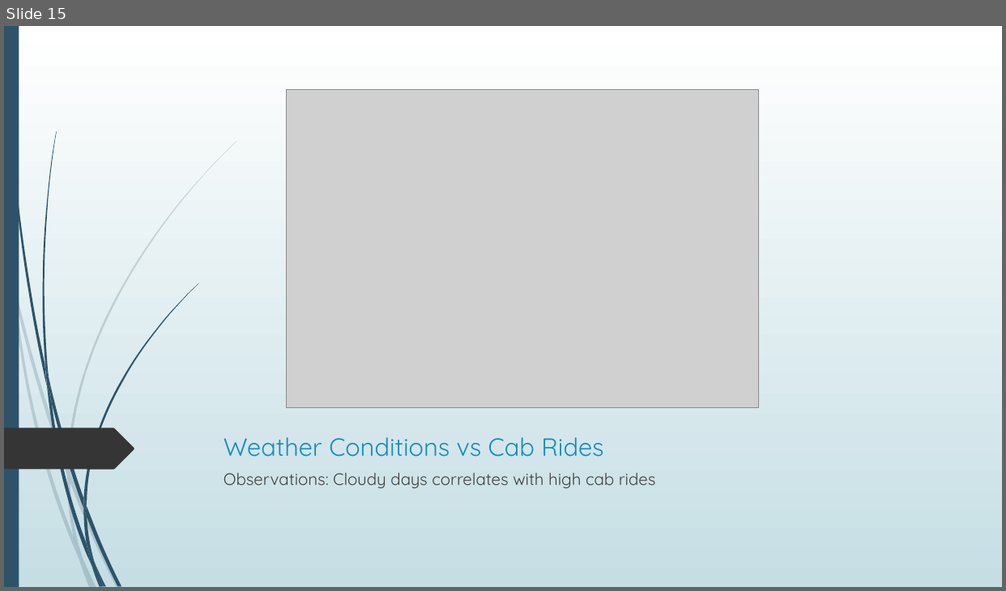
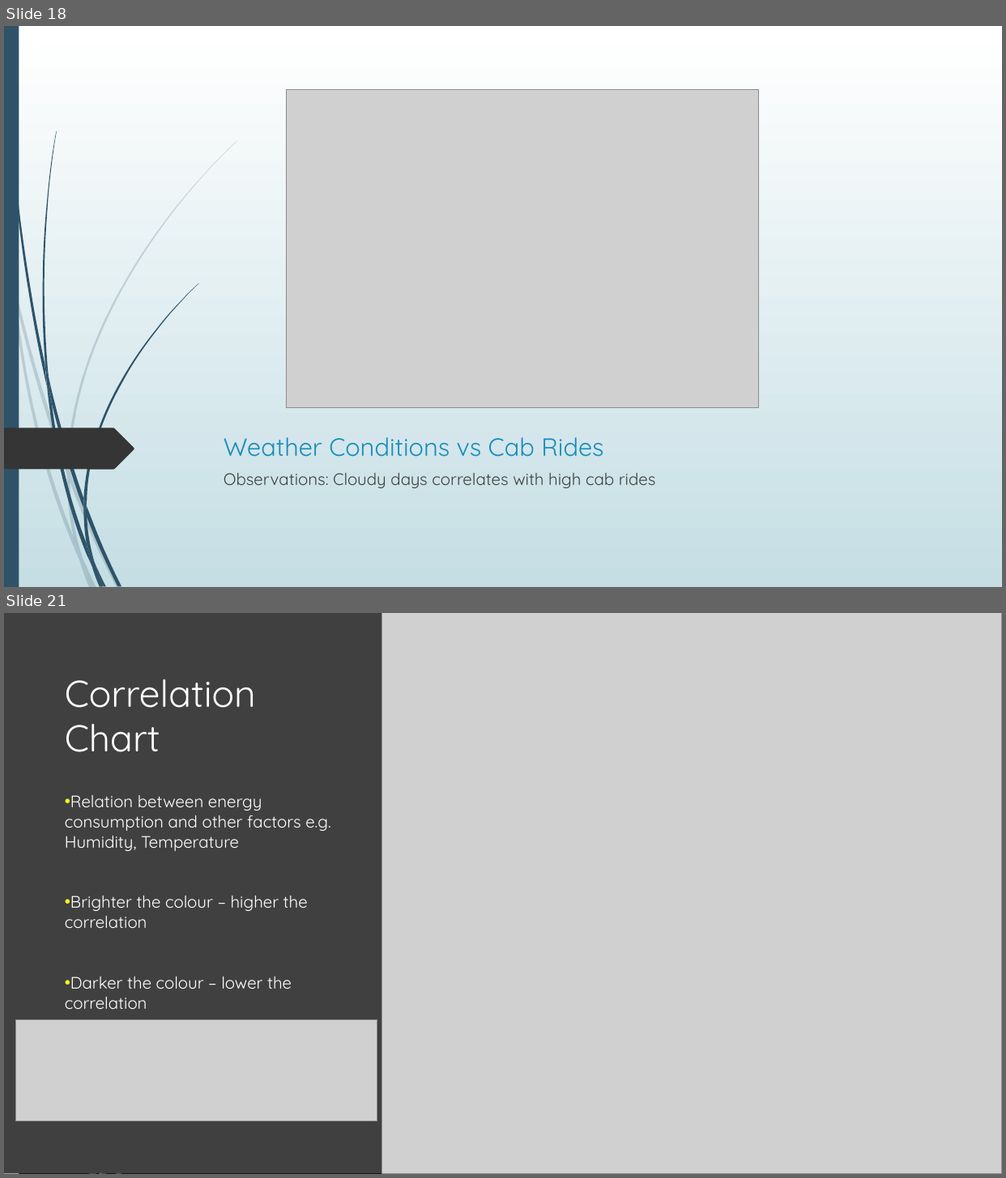
Before and after one commit to AmitChoudhary1392/Project-1_Team6, a slide deck: Project 1 - Group 6 Presentation.pptx. Shown one above the other, each under a label of ours: slide 15 before the commit, slides 18 and 21 after it; the slides between them are not shown. The pictures are 1006x591 and 1006x1178 pixels, drawn with LibreOffice and Linux fonts; fonts in the diff are those of the drawing; grey boxes stand for pictures. Boxes give left, top, right and bottom in pixels: in the first picture for what was removed or moved away, otherwise in the second. Text is boxed around its words. In the diff, an @@ line names an element or a change of style, - is before the commit and + after.

```diff
--- a/Project 1 - Group 6 Presentation.pptx
+++ b/Project 1 - Group 6 Presentation.pptx
@@ slide 21 added at (4,613,1002,1174), background #000000; not listed: 1 template element that a slide beside it also shows @@
@@ rectangle added at (4,613,19,1174), fill #CFE2E7 @@
@@ rectangle added at (4,613,382,1174), fill #404040 @@
@@ picture added at (382,613,1002,1174) @@
@@ freeform shape added at (4,671,134,713), fill #353535 @@
@@ title added at (65,679,256,752), 36 pt, text #FFFFFF @@
+Correlation Chart
@@ text added at (65,795,330,1009), 16 pt, text #FFFFFF @@
+• Relation between energy consumption and other factors e.g. Humidity, Temperature
+• Brighter the colour – higher the correlation
+• Darker the colour – lower the correlation
@@ picture added at (16,1020,377,1122) @@
@@ group added at (4,824,120,1174): 5 freeform shapes @@
@@ group added at (4,824,120,1174): 5 freeform shapes @@
@@ group added at (6,613,121,1174): 5 freeform shapes @@
@@ what was slide 15 is now slide 18 @@
```
Also in this commit, not shown: 3 slides changed, 11 other slides added.
